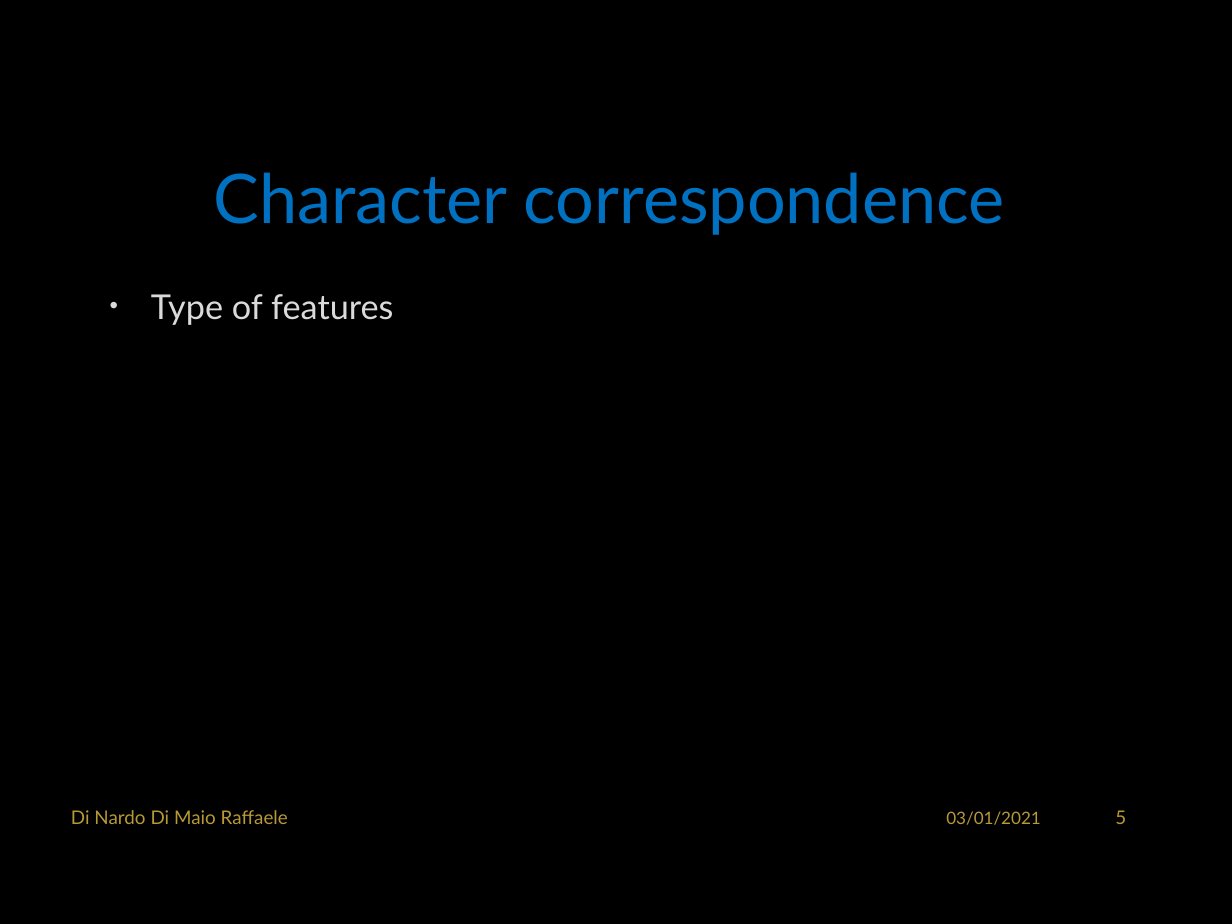
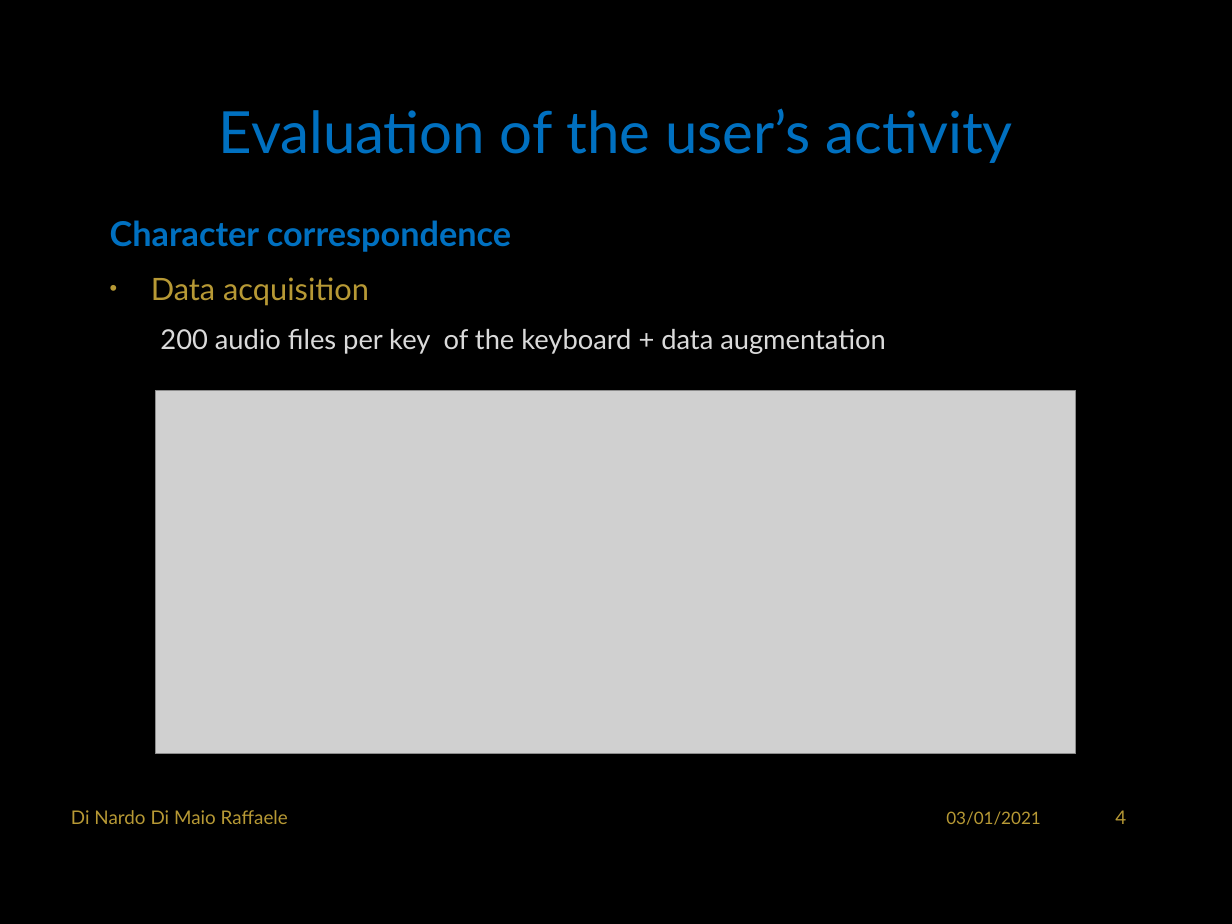
Before and after one commit to RaffaDNDM/AcCAPPCHA, a slide deck: slide 5 of Thesis/AcCAPPCHA.pptx (slide 6 before the commit). Drawn at 1232x924 pixels with LibreOffice and Linux fonts; fonts in the diff are those of the drawing; grey boxes stand for pictures; background and template pictures are left out. Boxes give left, top, right and bottom in pixels: in the first picture for what was removed or moved away, otherwise in the second. Text is boxed around its words. In the diff, an @@ line names an element or a change of style, - is before the commit and + after.

Commit message:
Updated slides.

```diff
--- a/Thesis/AcCAPPCHA.pptx
+++ b/Thesis/AcCAPPCHA.pptx
@@ text added at [219,108,1013,163], 34 pt, text #0070C0 @@
+Evaluation of the user’s activity
@@ title removed at [214,172,1005,235] @@
-Character correspondence
@@ text at [110,220,886,354]: text changed; size 20 to 16 pt @@
-• Type of features
+Character correspondence
+• Data acquisition
+  200 audio files per key of the keyboard + data augmentation
@@ picture added at [155,391,1076,754] @@
@@ page number at [1115,810,1126,824]: text changed @@
-5
+4
```
Also in this commit, not shown: 7 other slides changed, 2 slides removed, 6 other files.
